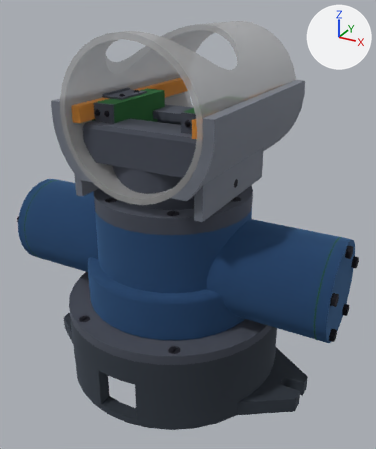
The glTF model zadvizhka_proekt/prisposoblenie_1/out/prisposoblenie_svarochnoe_1.glb: old version first, new version second.
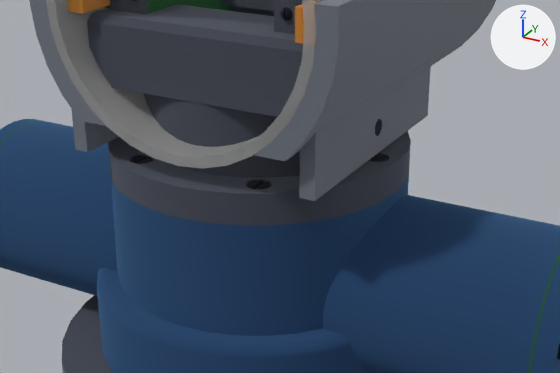
The first picture shows the older version from a 50 mm lens placed at (235.0, -398.0, 358.0), pointed at (8.0, 14.0, 152.0). The close-ups show the older and then the newer version on the part from 10% to 88% of the width and 26% to 70% of the height of that picture. Only the edits that show in the close-ups are written down. Arrows for +X, +Y and +Z are at upper right; the lights stay in place. Where no turn or scale is listed for an object, it has been applied to the vertices. Vertices at exactly the same position are counted once.

Names of what the first close-up shows: 'izdelie_stakan', 'p01_gubka_L', 'p01_gubka_R', 'p03_tolkatel_L', 'p05_korpus_tolkateley', 'p07_korpus', 'p10_kryshka_R', 'p11_koltso', 'x_opora_stakana_L', 'x_opora_stakana_R', 'x_planka_tortsevaya_L', 'x_planka_tortsevaya_R', 'x_vint_flantsa_5', 'x_vint_flantsa_6' and 8 more.
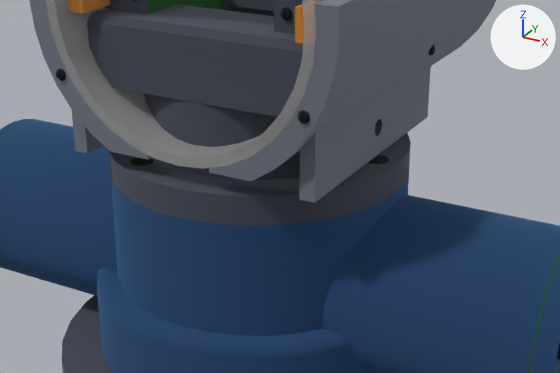
What the commit changed:
me_p01_gubka_l is used by ob_p01_gubka_l; location (0.0, 0.0, 0.0).
me_p01_gubka_l had 46 vertices, 88 faces and spanned x -76.0..-38.0, y -70.0..140.0, z 213.0..278.0.
me_p01_gubka_l now has 222 vertices, 448 faces and spans x -76.0..-16.0, y -70.0..140.0, z 201.0..278.0.
me_p01_gubka_l part 1: 12 vertices removed from x -76.0..-38.0, y -70.0..-63.0, z 213.0..264.0; 188 vertices added at x -76.0..-16.0, y -70.0..53.0, z 201.0..265.0.
me_p01_gubka_r is used by ob_p01_gubka_r; location (0.0, 0.0, 0.0).
me_p01_gubka_r had 46 vertices, 88 faces and spanned x 38.0..76.0, y -70.0..140.0, z 213.0..278.0.
me_p01_gubka_r now has 222 vertices, 448 faces and spans x 16.0..76.0, y -70.0..140.0, z 201.0..278.0.
me_p01_gubka_r part 2: 12 vertices removed from x 38.0..76.0, y -70.0..-63.0, z 213.0..264.0; 188 vertices added at x 16.0..76.0, y -70.0..53.0, z 201.0..265.0.
Mesh me_x_vint_gubki_bok_r is new.
It has 202 vertices, 400 faces and spans x 59.9..69.97, y 47.25..52.75, z 230.25..235.75.
It uses material mat_mat_4 (dark grey #404047).
Mesh me_x_vint_gubki_r is new.
It has 202 vertices, 400 faces and spans x 58.75..64.25, y -72.07..-58.0, z 230.25..235.75.
It uses material mat_mat_4 (dark grey #404047).
Mesh me_x_vint_gubki_l is new.
It has 202 vertices, 400 faces and spans x -64.25..-58.75, y -72.07..-58.0, z 230.25..235.75.
It uses material mat_mat_4 (dark grey #404047).
Object 'x_vint_flantsa_5' (ob_x_vint_flantsa_5) is deleted.
Object 'x_vint_flantsa_6' (ob_x_vint_flantsa_6) is deleted.
Object 'x_vint_gubki_bok_R' (ob_x_vint_gubki_bok_r) is new; it shows me_x_vint_gubki_bok_r.
Its location is (0.0, 0.0, 0.0).
Object 'x_vint_gubki_R' (ob_x_vint_gubki_r) is new; it shows me_x_vint_gubki_r.
Its location is (0.0, 0.0, 0.0).
Object 'x_vint_gubki_L' (ob_x_vint_gubki_l) is new; it shows me_x_vint_gubki_l.
Its location is (0.0, 0.0, 0.0).

Location of each change, [x1, y1, x2, y2] in pixels of the close-ups (560 x 373 px):
'p01_gubka_R', reshaped
    before: [255, 0, 496, 161]
    after: [209, 0, 496, 181]
'x_vint_flantsa_6', deleted (mostly hidden)
    before: [248, 180, 271, 189]
'x_vint_flantsa_5', deleted (mostly hidden)
    before: [131, 156, 153, 164]
'x_vint_gubki_R', added
    after: [298, 110, 310, 124]
'x_vint_gubki_L', added
    after: [56, 69, 66, 81]
'x_vint_gubki_bok_R', added
    after: [429, 45, 435, 56]
part 1 of me_p01_gubka_l, built on
    before: [43, 53, 106, 126]
    after: [43, 53, 152, 160]
